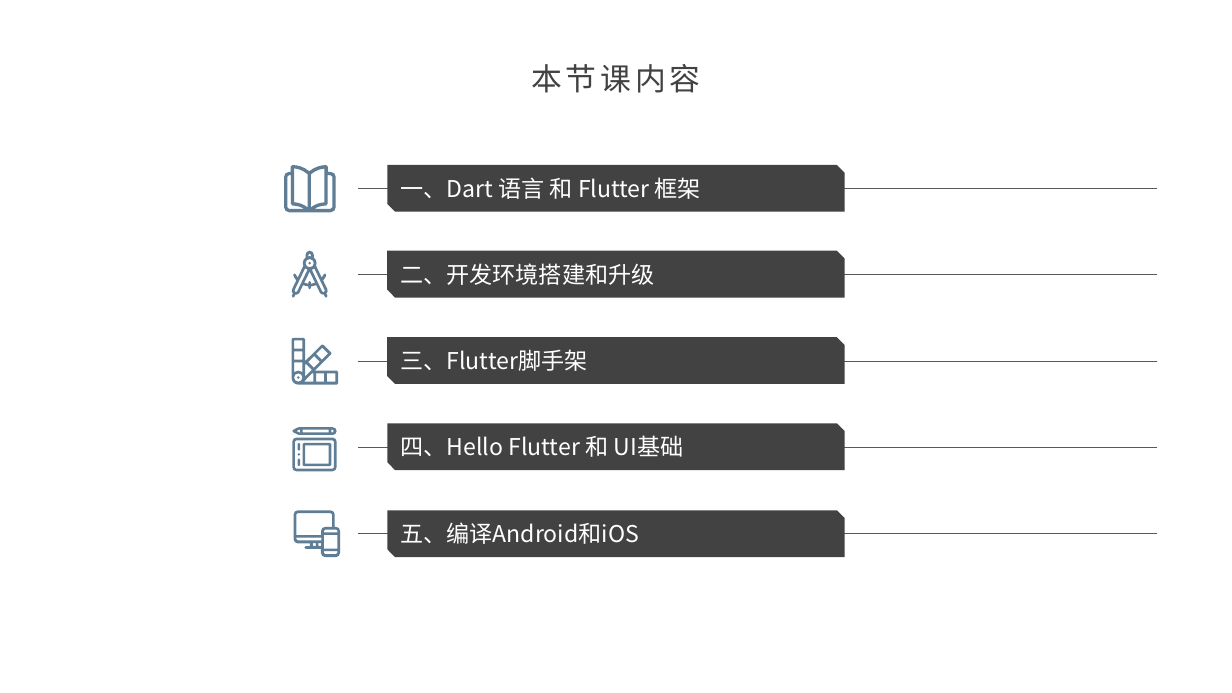
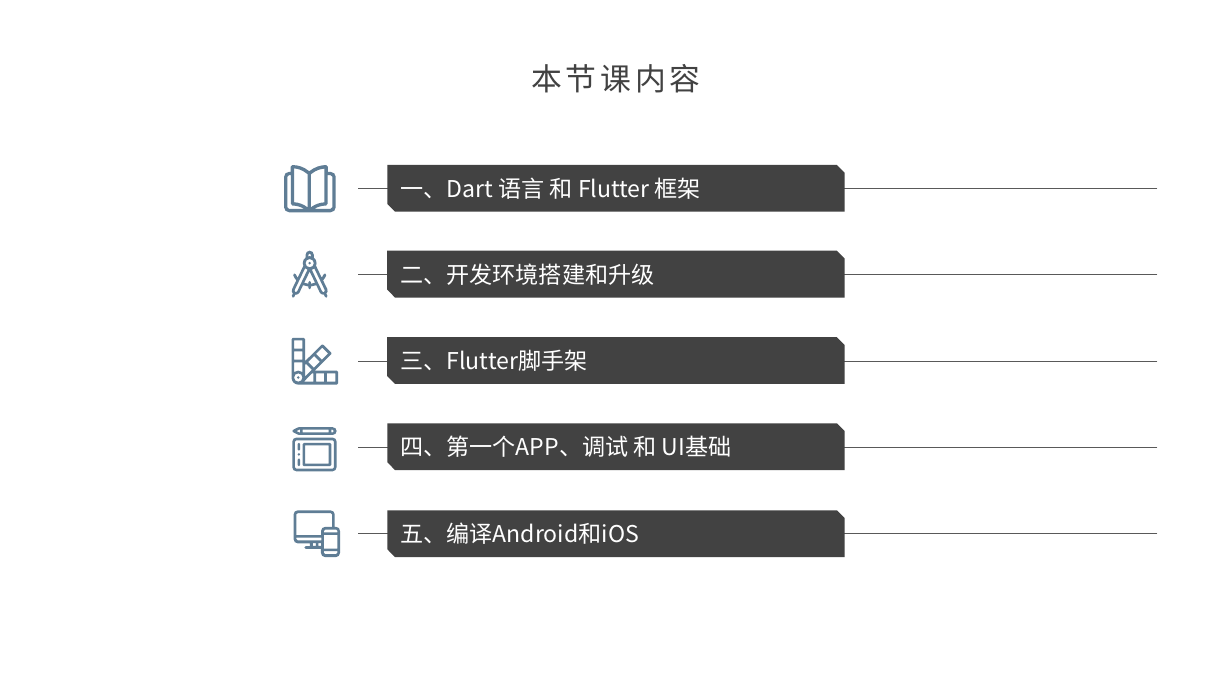
Before and after one commit to maosong-pactera/training, a slide deck: slide 2 of flutter/移动端Flutter_第1课_如何开始工作？.pptx. Drawn at 1232x693 pixels with LibreOffice and Linux fonts; fonts in the diff are those of the drawing; background and template pictures are left out. Boxes give left, top, right and bottom in pixels: in the first picture for what was removed or moved away, otherwise in the second. Text is boxed around its words. In the diff, an @@ line names an element or a change of style, - is before the commit and + after.

```diff
--- a/flutter/移动端Flutter_第1课_如何开始工作？.pptx
+++ b/flutter/移动端Flutter_第1课_如何开始工作？.pptx
@@ text in snip diag rect at (400, 435, 732, 457): text changed @@
-四、Hello Flutter 和 UI基础
+四、第一个APP、调试 和 UI基础
```
Also in this commit, not shown: 2 slides added, 6 slides removed, 10 other files.
